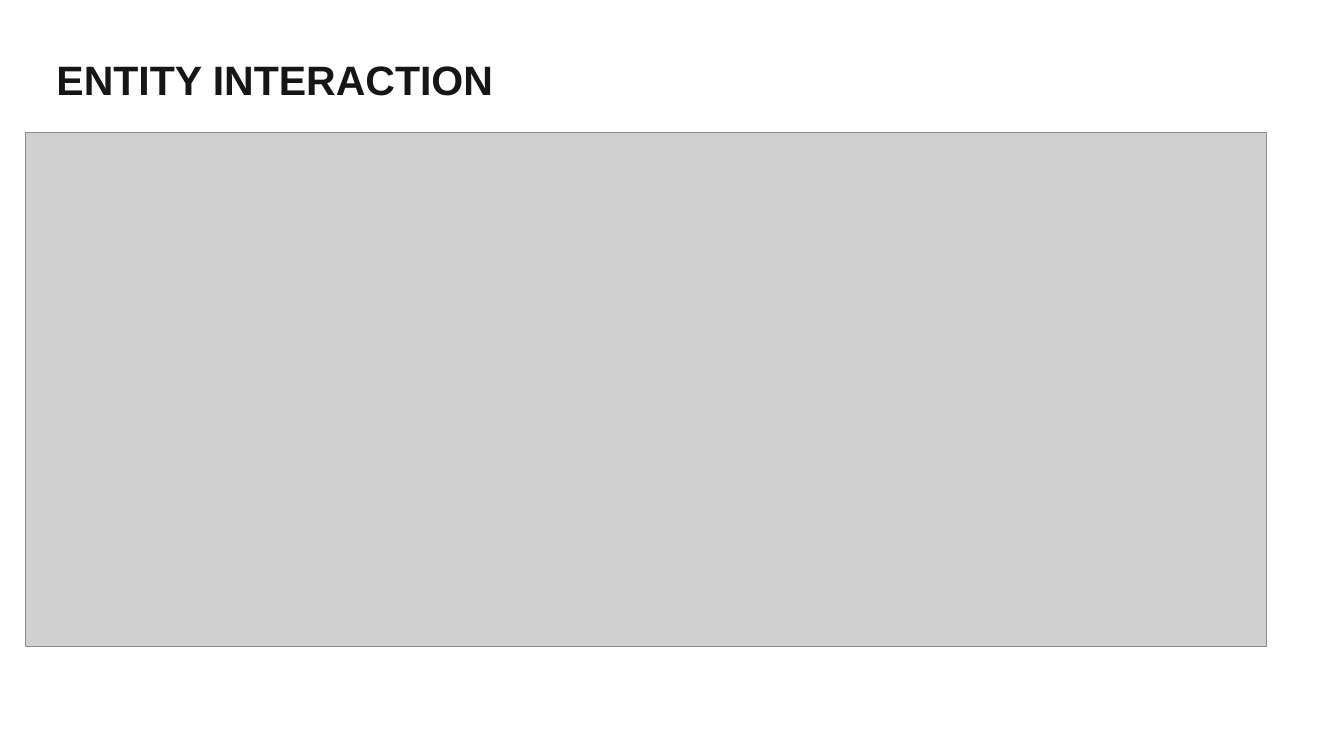
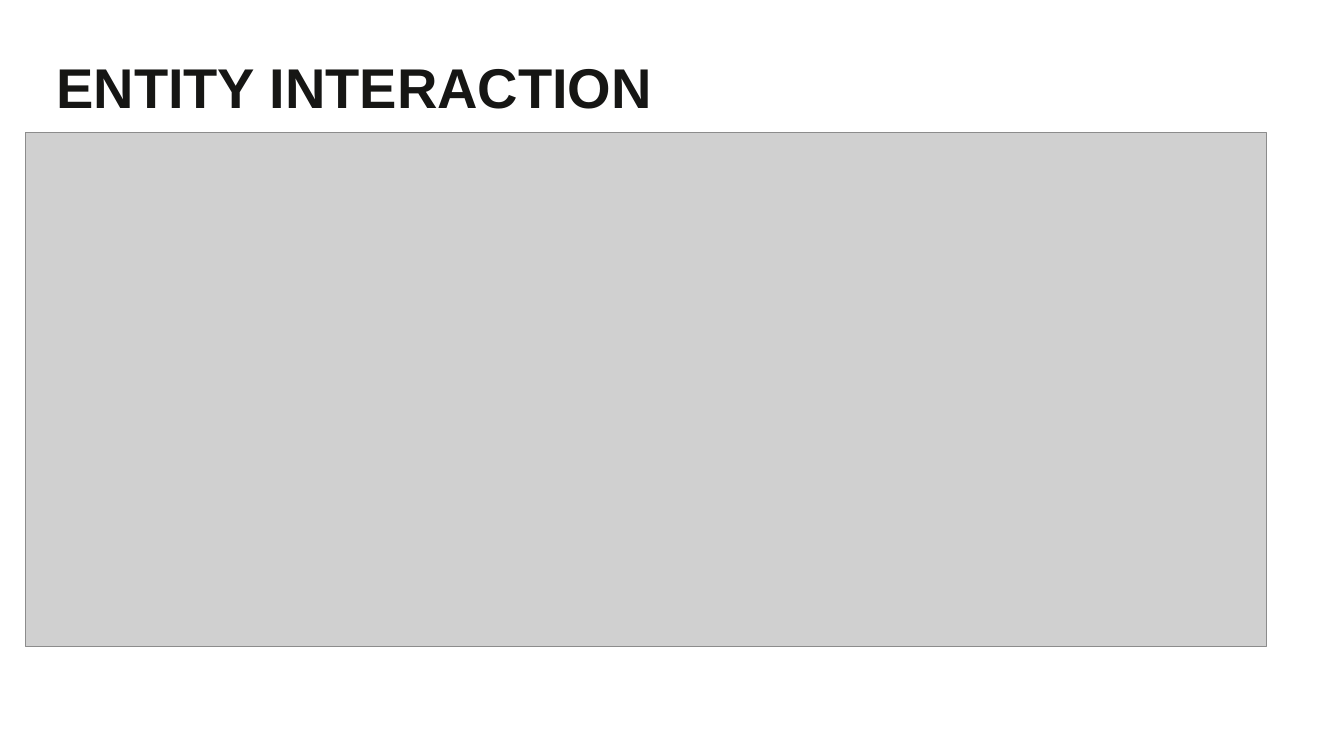
Before and after one commit to BrightcoveLearning/BCL-LearningSamples, a slide deck: slide 11 of PLAYTV2020/matt-boles-video.pptx. Drawn at 1344x756 pixels with LibreOffice and Linux fonts; fonts in the diff are those of the drawing; grey boxes stand for pictures; background and template pictures are left out. Boxes give left, top, right and bottom in pixels: in the first picture for what was removed or moved away, otherwise in the second. Text is boxed around its words. In the diff, an @@ line names an element or a change of style, - is before the commit and + after.

```diff
--- a/PLAYTV2020/matt-boles-video.pptx
+++ b/PLAYTV2020/matt-boles-video.pptx
@@ title "ENTITY INTERACTION" at [56,69,652,109]: size 29.3 to 40 pt @@
```
Also in this commit, not shown: 5 other slides changed, 11 slides added, 8 slides removed.
